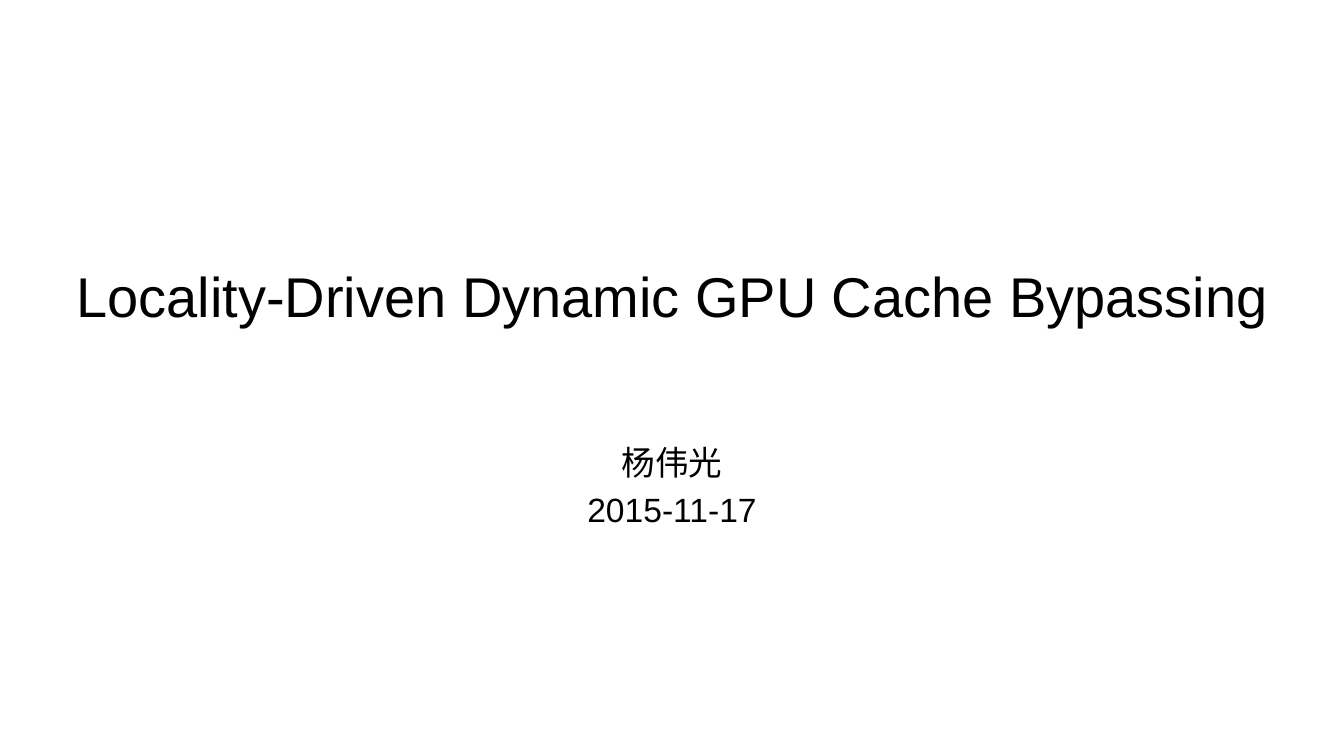
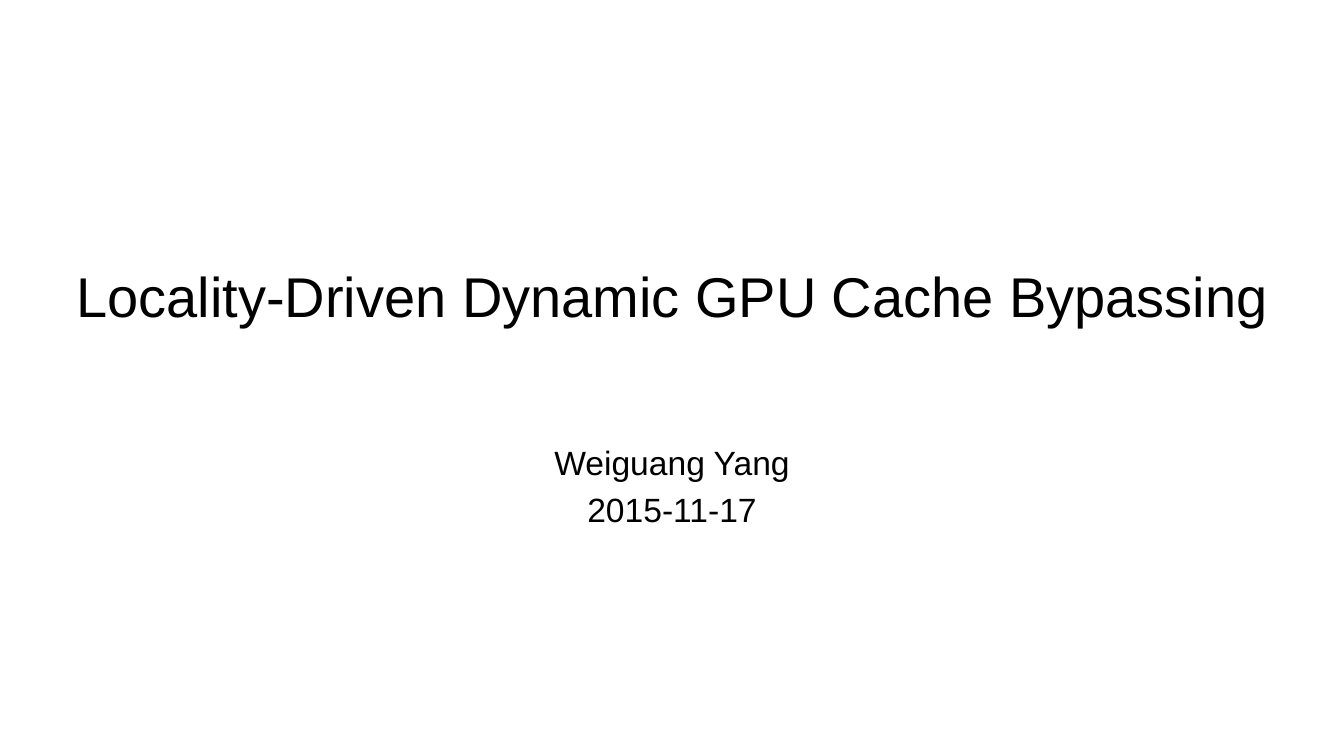
Before and after one commit to LitLeo/HPC-IP-Report, a slide deck: slide 1 of graduate_1_1/2015-11-17_Locality-Driven Dynamic GPU Cache Bypassing/Locality-Driven Dynamic GPU Cache Bypassing.pptx. Drawn at 1344x756 pixels with LibreOffice and Linux fonts; fonts in the diff are those of the drawing; background and template pictures are left out. Boxes give left, top, right and bottom in pixels: in the first picture for what was removed or moved away, otherwise in the second. Text is boxed around its words. In the diff, an @@ line names an element or a change of style, - is before the commit and + after.

```diff
--- a/graduate_1_1/2015-11-17_Locality-Driven Dynamic GPU Cache Bypassing/Locality-Driven Dynamic GPU Cache Bypassing.pptx
+++ b/graduate_1_1/2015-11-17_Locality-Driven Dynamic GPU Cache Bypassing/Locality-Driven Dynamic GPU Cache Bypassing.pptx
@@ subtitle at [554, 450, 790, 482]: text changed @@
-杨伟光
+Weiguang Yang
```
Also in this commit, not shown: 14 other slides changed, 3 slides added, 3 slides removed.
